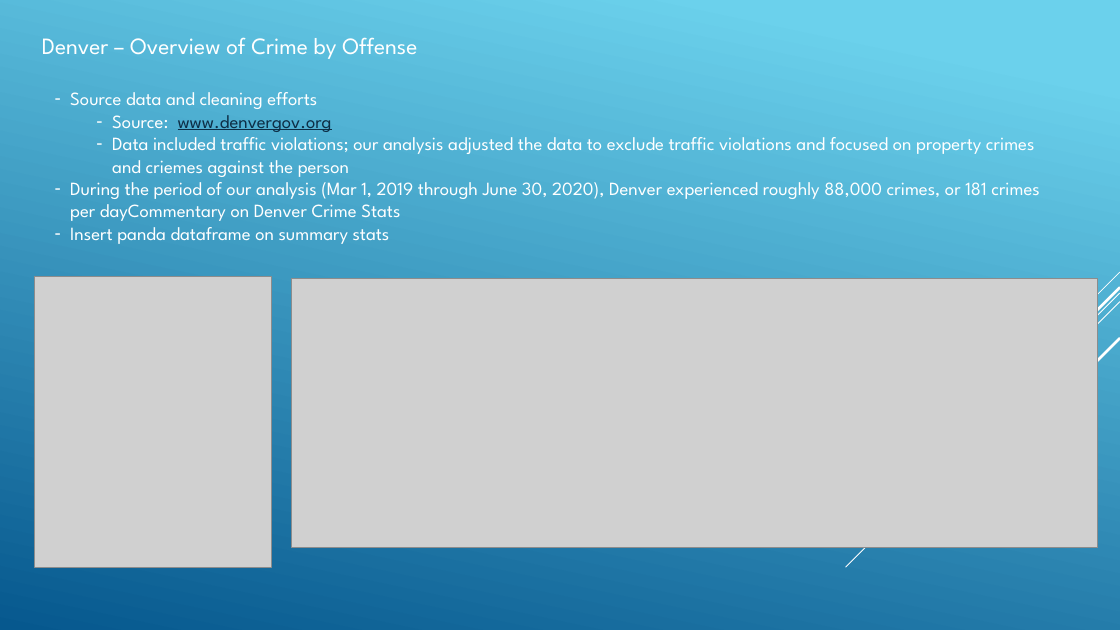
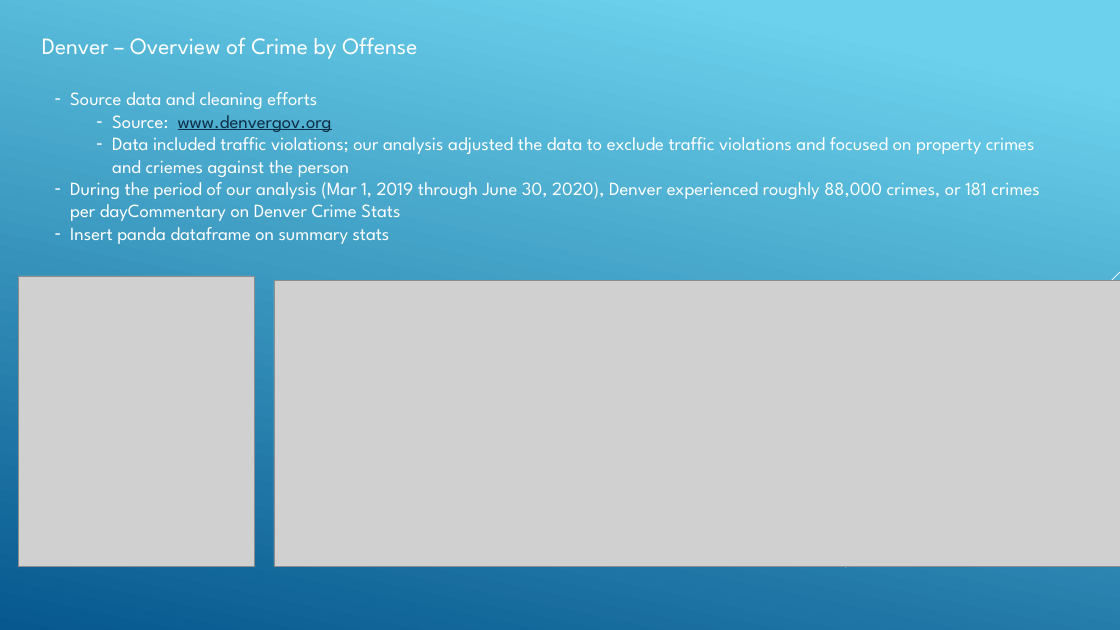
Before and after one commit to angelabanko/Project_1, a slide deck: slide 13 of Draft Presentation.pptx (slide 10 before the commit). Drawn at 1120x630 pixels with LibreOffice and Linux fonts; fonts in the diff are those of the drawing; grey boxes stand for pictures. Boxes give left, top, right and bottom in pixels: in the first picture for what was removed or moved away, otherwise in the second. Text is boxed around its words. In the diff, an @@ line names an element or a change of style, - is before the commit and + after.

Commit message:
Updated draft presentation

```diff
--- a/Draft Presentation.pptx
+++ b/Draft Presentation.pptx
@@ picture: place and size @@
-picture at bbox=[34, 276, 271, 567]
+picture at bbox=[18, 276, 255, 566]
@@ picture: place and size @@
-picture at bbox=[292, 279, 1098, 548]
+picture at bbox=[274, 281, 1120, 566]
@@ line removed from (1120, 287) to (960, 448) @@
@@ line removed from (1120, 302) to (946, 476) @@
@@ line removed from (1120, 339) to (1003, 455) @@
```
Also in this commit, not shown: 1 other slide changed, 11 slides added, 3 slides removed, 15 other files.
